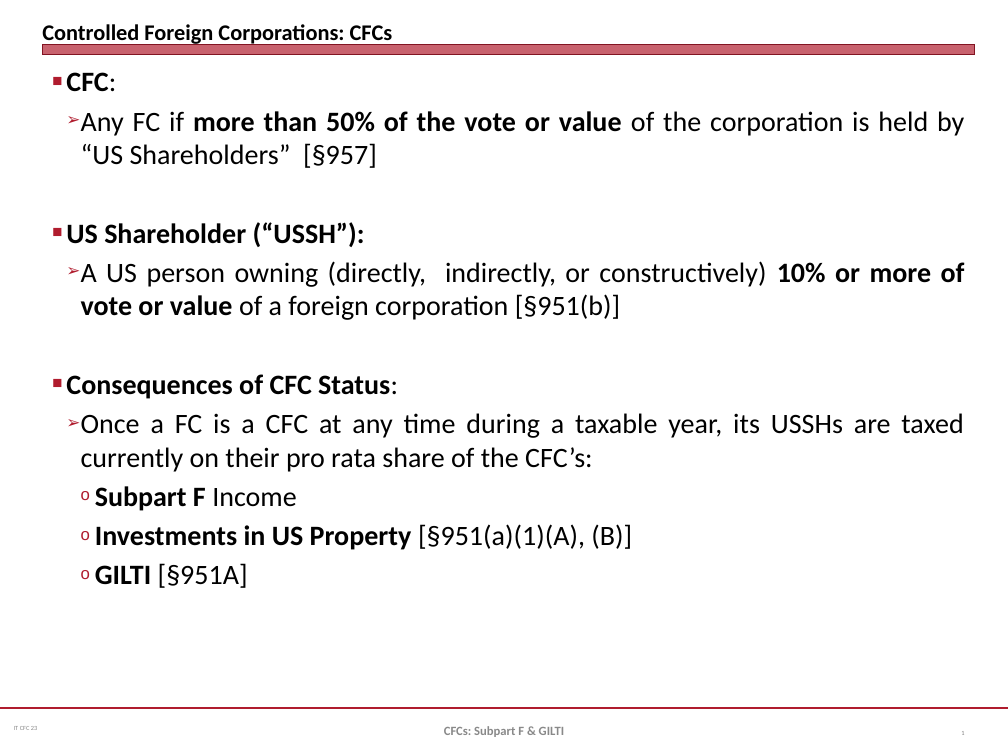
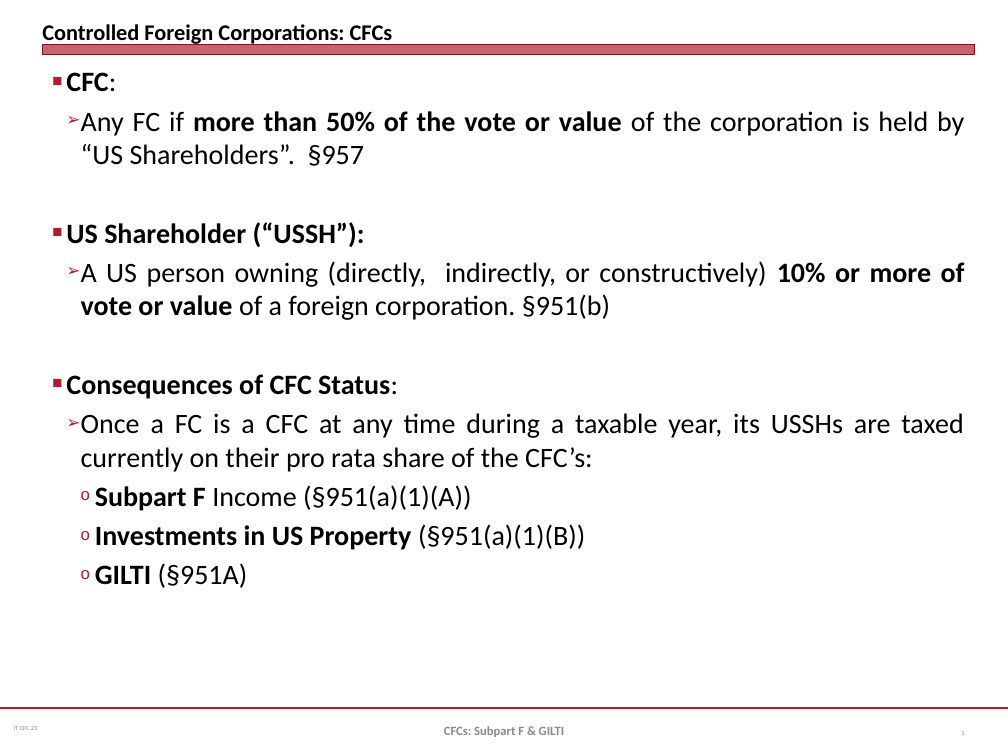
Before and after one commit to jmc877/International-Tax, a slide deck: slide 1 of slides/IT_CFC_23.pptx. Drawn at 1008x756 pixels with LibreOffice and Linux fonts; fonts in the diff are those of the drawing. Boxes give left, top, right and bottom in pixels: in the first picture for what was removed or moved away, otherwise in the second. Text is boxed around its words. In the diff, an @@ line names an element or a change of style, - is before the commit and + after.

```diff
--- a/slides/IT_CFC_23.pptx
+++ b/slides/IT_CFC_23.pptx
@@ text at [81,111,964,166]: text changed @@
-  ➢ Any FC if more than 50% of the vote or value of the corporation is held by “US Shareholders” [§957]
+  ➢ Any FC if more than 50% of the vote or value of the corporation is held by “US Shareholders”. §957
@@ text at [81,261,965,320]: text changed @@
-  ➢ A US person owning (directly, indirectly, or constructively) 10% or more of vote or value of a foreign corporation [§951(b)]
+  ➢ A US person owning (directly, indirectly, or constructively) 10% or more of vote or value of a foreign corporation. §951(b)
@@ text at [95,485,585,588]: text changed; bold off @@
-    o Subpart F Income
-    o Investments in US Property [§951(a)(1)(A), (B)]
-    o GILTI [§951A]
+    o Subpart F Income (§951(a)(1)(A))
+    o Investments in US Property (§951(a)(1)(B))
+    o GILTI (§951A)
```
Also in this commit, not shown: 13 other slides changed, 4 other files.
